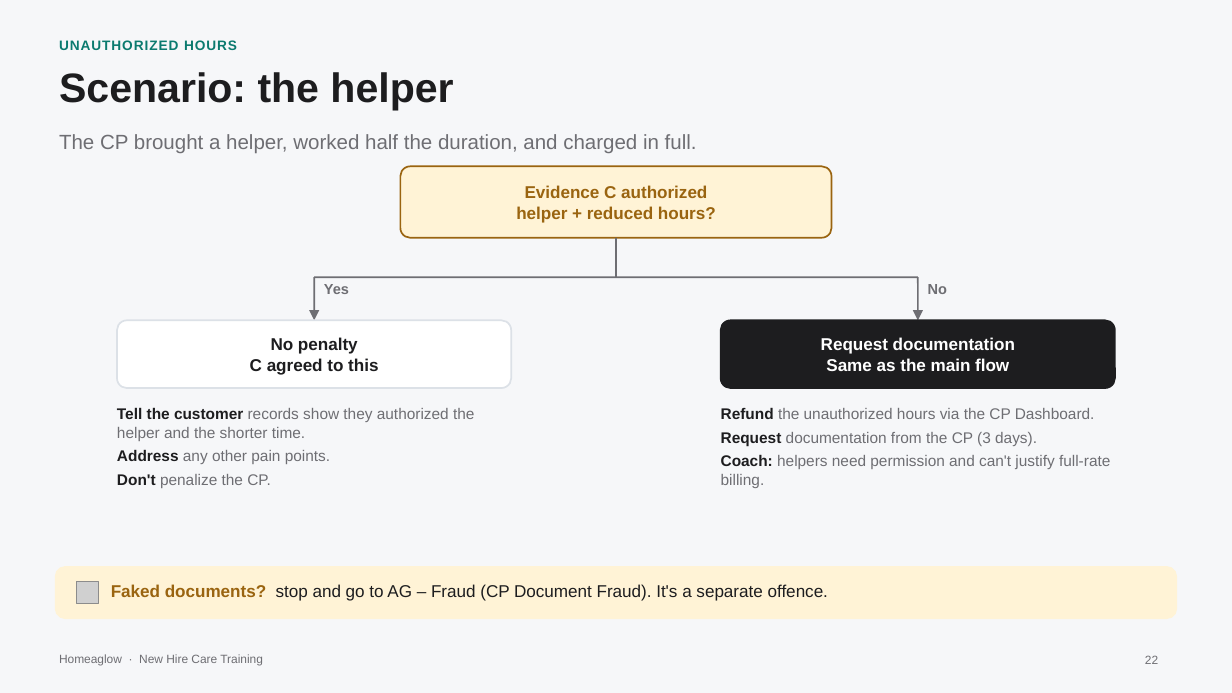
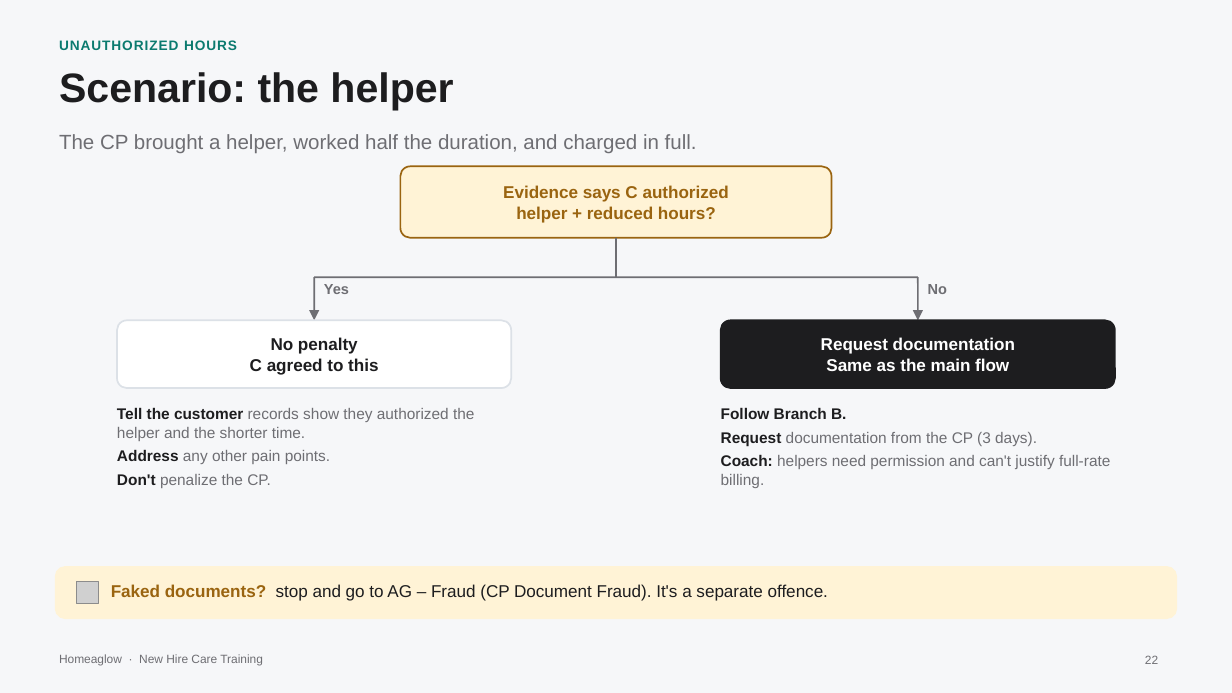
Before and after one commit to anjulimichelle/training, a slide deck: slide 22 of billing-disputes/billing-disputes-cash-payments.pptx. Drawn at 1232x693 pixels with LibreOffice and Linux fonts; fonts in the diff are those of the drawing; grey boxes stand for pictures. Boxes give left, top, right and bottom in pixels: in the first picture for what was removed or moved away, otherwise in the second. Text is boxed around its words. In the diff, an @@ line names an element or a change of style, - is before the commit and + after.

```diff
--- a/billing-disputes/billing-disputes-cash-payments.pptx
+++ b/billing-disputes/billing-disputes-cash-payments.pptx
@@ text at [503, 185, 729, 202]: text changed @@
-Evidence C authorized
+Evidence says C authorized
@@ text at [721, 407, 846, 419]: text changed; text colour #6E6E73 to #1D1D1F; bold on @@
-Refund the unauthorized hours via the CP Dashboard.
+Follow Branch B.
```
Also in this commit, not shown: 1 other slide changed, 1 slide added, 1 other file.
